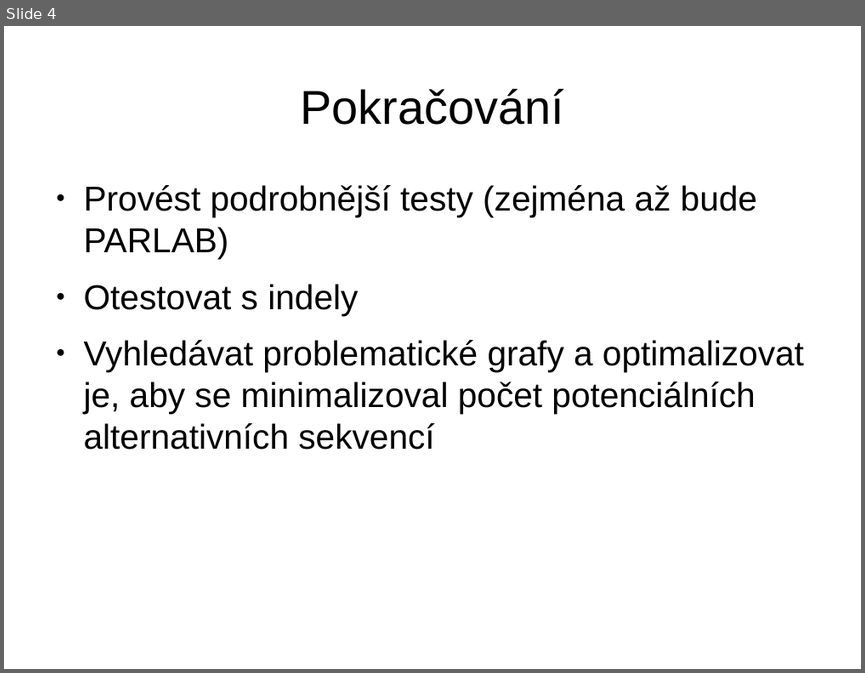
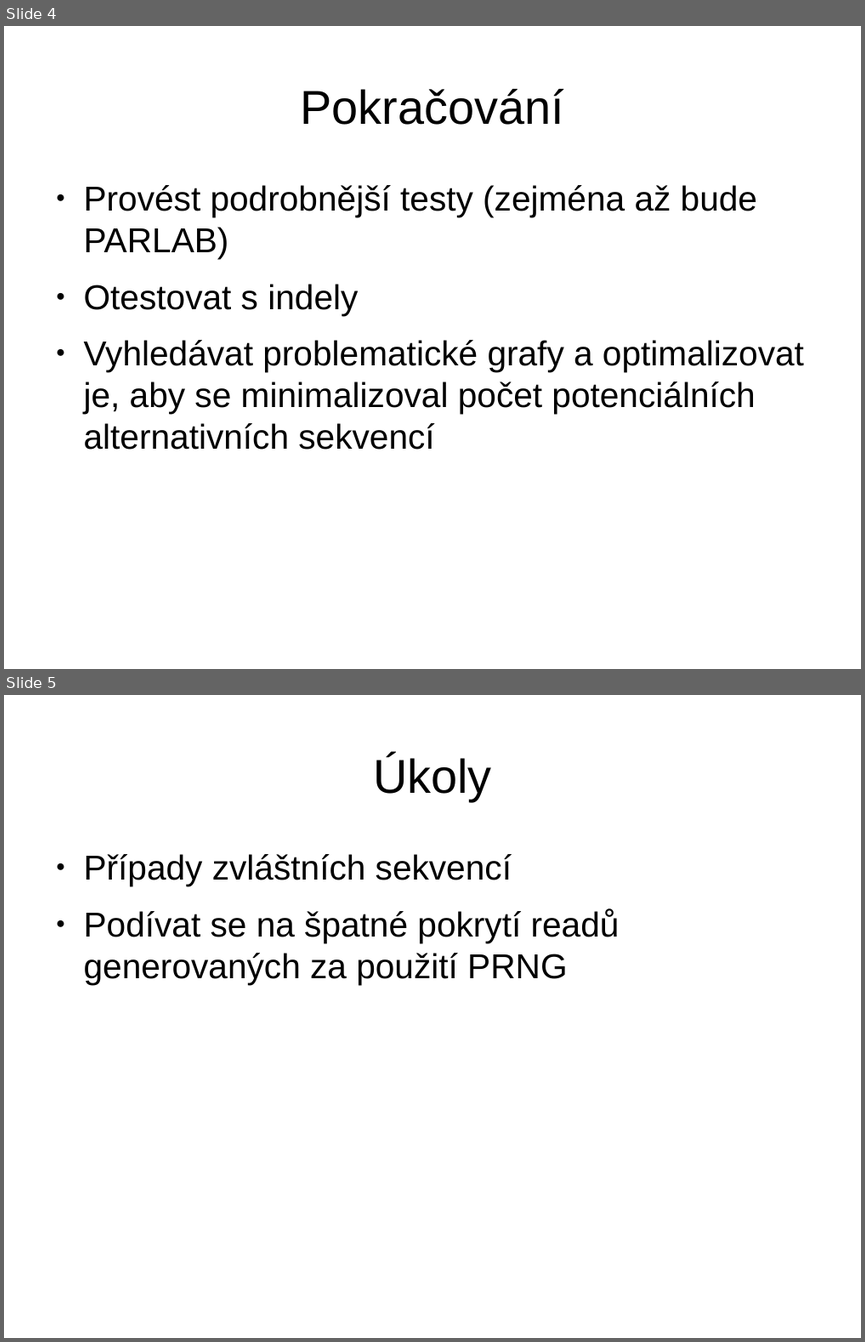
Before and after one commit to MartinDrab/Genetics, a slide deck: ppt/2016-03-18/2016-03-18.odp. Shown one above the other, each under a label of ours: slide 4 before the commit, slides 4 and 5 after it. The pictures are 865x673 and 865x1342 pixels, drawn with LibreOffice and Linux fonts; fonts in the diff are those of the drawing. Boxes give left, top, right and bottom in pixels: in the first picture for what was removed or moved away, otherwise in the second. Text is boxed around its words. In the diff, an @@ line names an element or a change of style, - is before the commit and + after.

```diff
--- a/ppt/2016-03-18/2016-03-18.odp
+++ b/ppt/2016-03-18/2016-03-18.odp
@@ slide 5 added at [4, 695, 861, 1338], background #FFFFFF @@
@@ title added at [373, 755, 492, 801], 44 pt, text #000000 @@
+Úkoly
@@ text added at [84, 854, 619, 984], 32 pt, text #000000 @@
+● Případy zvláštních sekvencí
+● Podívat se na špatné pokrytí readů generovaných za použití PRNG
```
Also in this commit, not shown: 1 slide changed, 4 other files.
